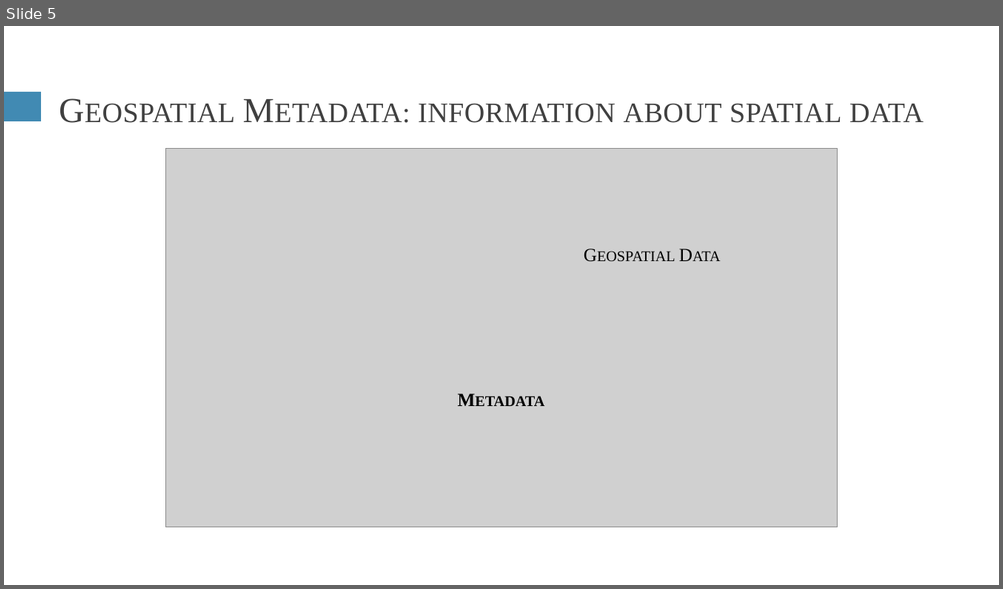
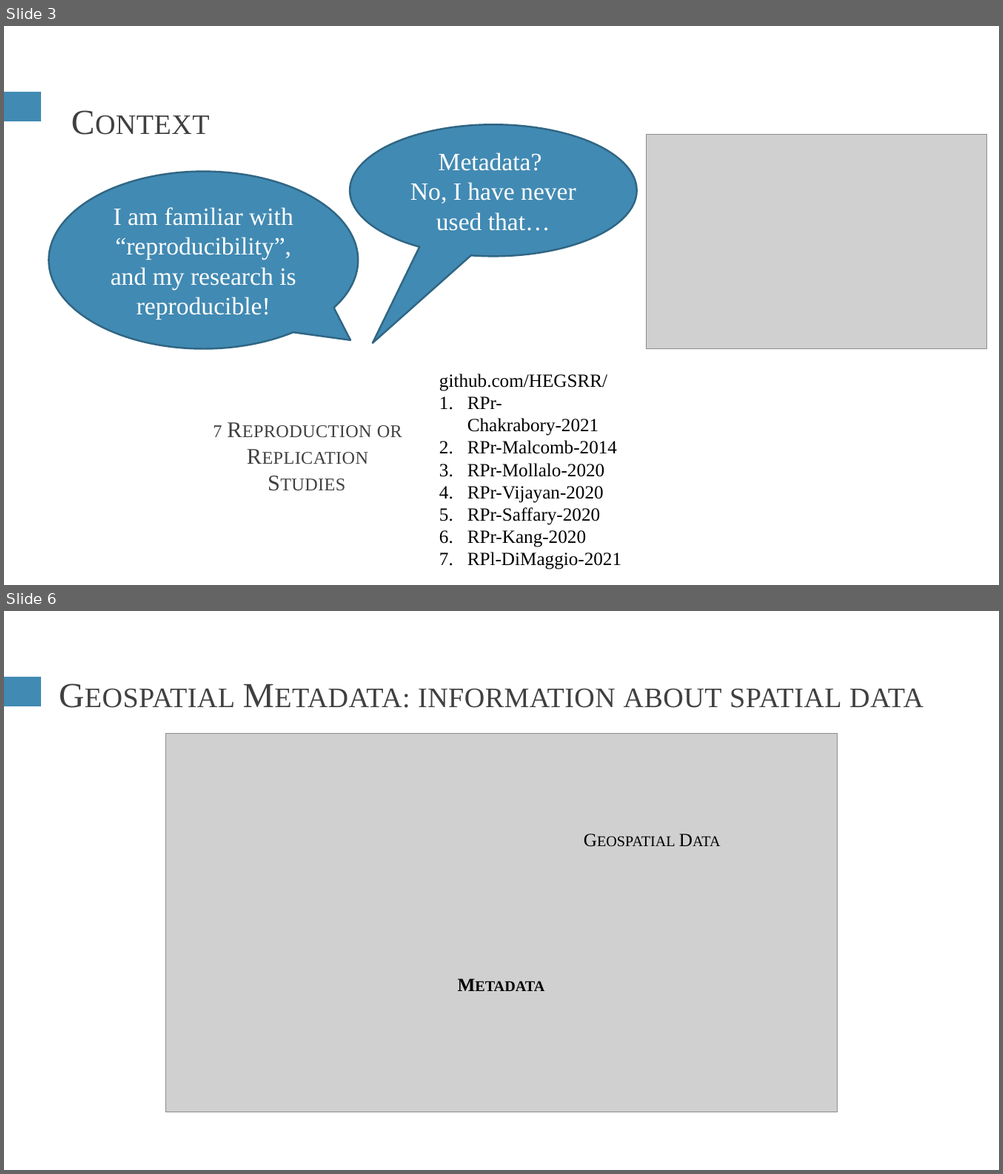
Before and after one commit to HEGSRR/CP-foss4g-2022-metadata, a slide deck: slides/Holler-FOSS4G-2022.pptx. Shown one above the other, each under a label of ours: slide 5 before the commit, slides 3 and 6 after it; the slides between them are not shown. The pictures are 1003x589 and 1003x1174 pixels, drawn with LibreOffice and Linux fonts; fonts in the diff are those of the drawing; grey boxes stand for pictures. Boxes give left, top, right and bottom in pixels: in the first picture for what was removed or moved away, otherwise in the second. Text is boxed around its words. In the diff, an @@ line names an element or a change of style, - is before the commit and + after.

```diff
--- a/slides/Holler-FOSS4G-2022.pptx
+++ b/slides/Holler-FOSS4G-2022.pptx
@@ slide 3 added at (x1=4, y1=26, x2=999, y2=585), background #FFFFFF; not listed: 1 template element that a slide beside it also shows @@
@@ text added at (x1=64, y1=96, x2=964, y2=156), 34 pt, text #404040, small capitals @@
+Context
@@ speech bubble added at (x1=350, y1=124, x2=637, y2=257), fill #418AB3, outline #306684 1.75 pt, 24 pt, text #FFFFFF @@
+Metadata?
+No, I have never used that…
@@ picture added at (x1=646, y1=135, x2=987, y2=349) @@
@@ speech bubble added at (x1=48, y1=172, x2=358, y2=349), fill #418AB3, outline #306684 1.75 pt, 24 pt, text #FFFFFF @@
+I am familiar with “reproducibility”, and my research is reproducible!
@@ text added at (x1=439, y1=374, x2=621, y2=570), 18 pt, text #000000 @@
+github.com/HEGSRR/
+1. RPr-Chakrabory-2021
+2. RPr-Malcomb-2014
+3. RPr-Mollalo-2020
+4. RPr-Vijayan-2020
+5. RPr-Saffary-2020
+6. RPr-Kang-2020
+7. RPl-DiMaggio-2021
@@ title added at (x1=213, y1=426, x2=402, y2=438), 21.6 pt, text #404040, small capitals @@
+7 Reproduction or Replication Studies
@@ what was slide 5 is now slide 6 @@
```
Also in this commit, not shown: 10 slides changed, 11 other slides added, 1 slide removed, 2 other files.
